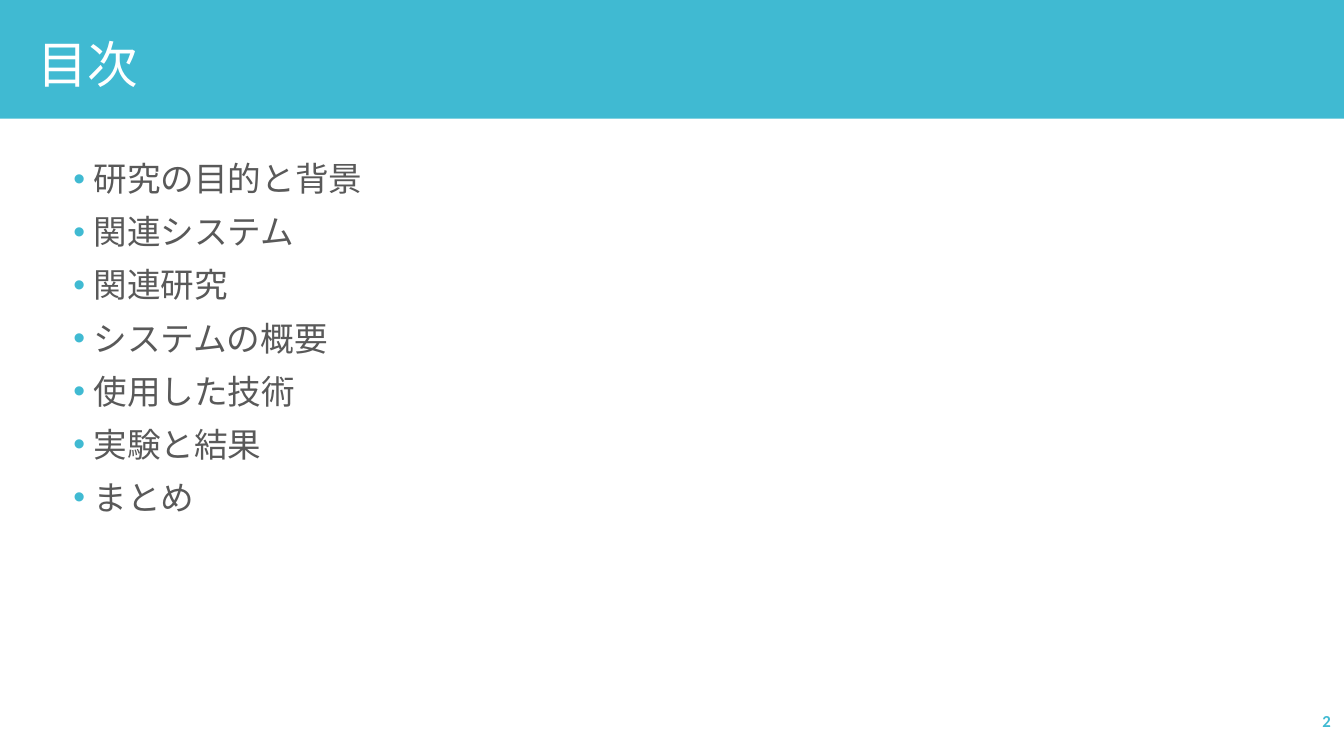
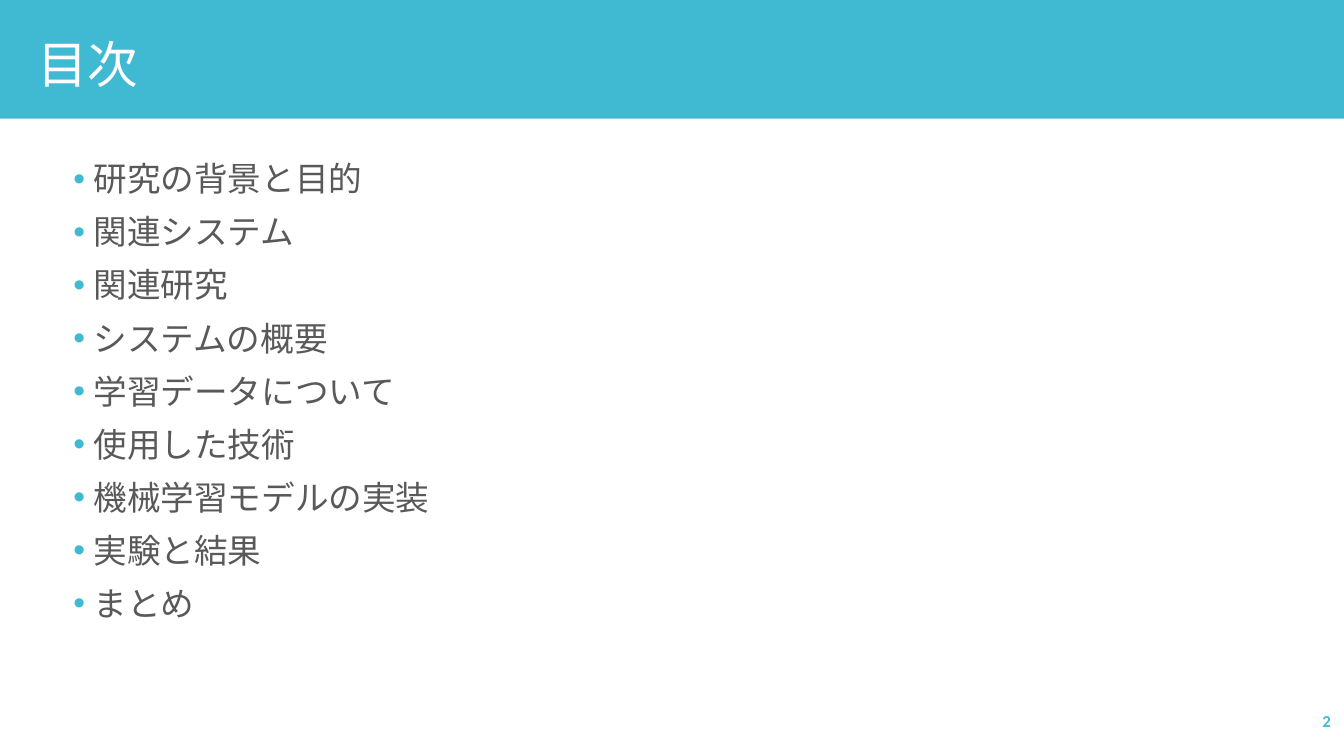
Before and after one commit to yuu5322/sci23, a slide deck: slide 2 of 口頭試問.pptx. Drawn at 1344x756 pixels with LibreOffice and Linux fonts; fonts in the diff are those of the drawing. Boxes give left, top, right and bottom in pixels: in the first picture for what was removed or moved away, otherwise in the second. Text is boxed around its words. In the diff, an @@ line names an element or a change of style, - is before the commit and + after.

```diff
--- a/口頭試問.pptx
+++ b/口頭試問.pptx
@@ text at <box>94,162,363,194</box>: text changed @@
-• 研究の目的と背景
+• 研究の背景と目的
@@ text at <box>94,375,395,407</box>: paragraph added @@
+• 学習データについて
@@ text at <box>94,481,430,513</box>: paragraph added @@
+• 機械学習モデルの実装
```
Also in this commit, not shown: 7 other slides changed.
